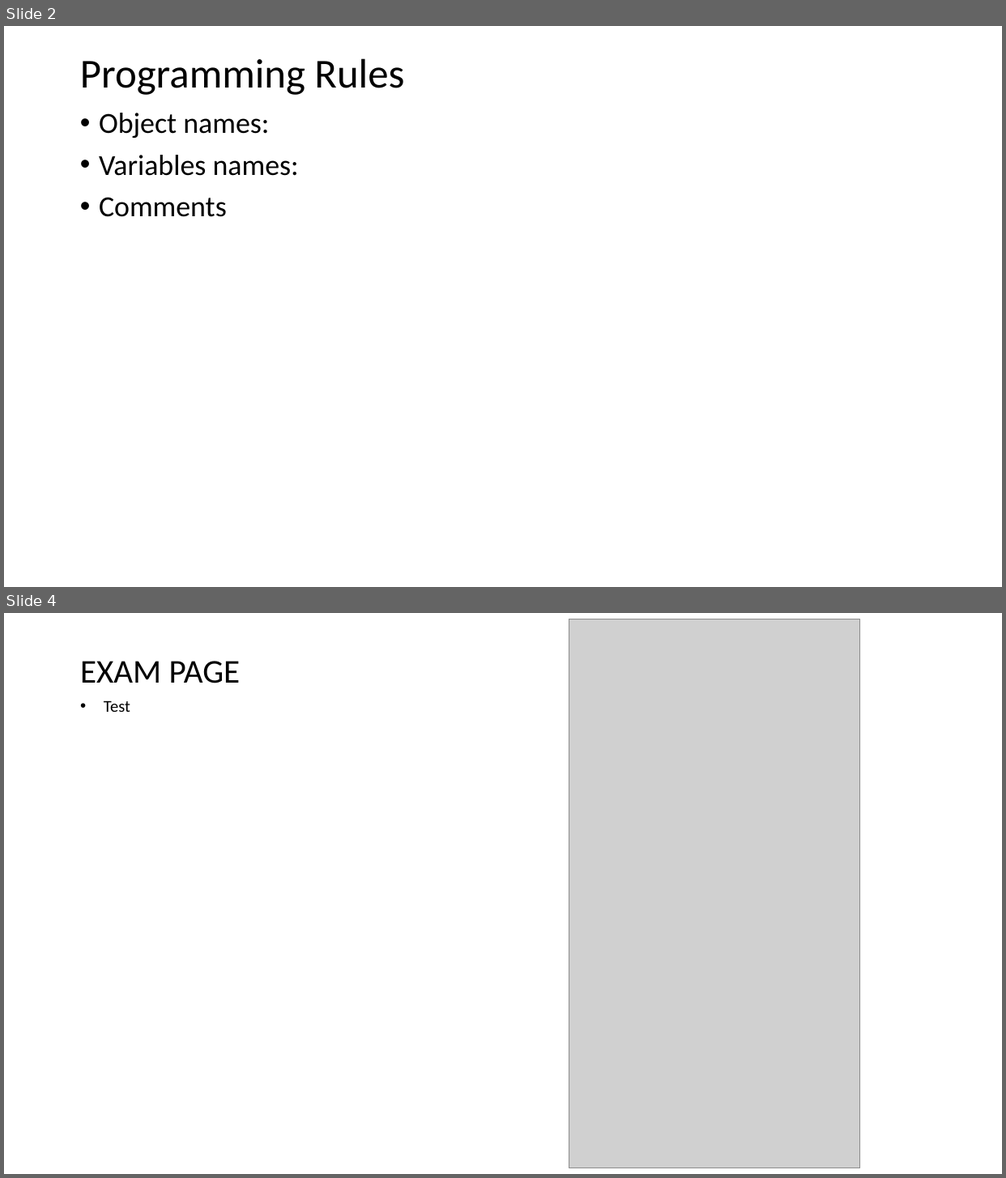
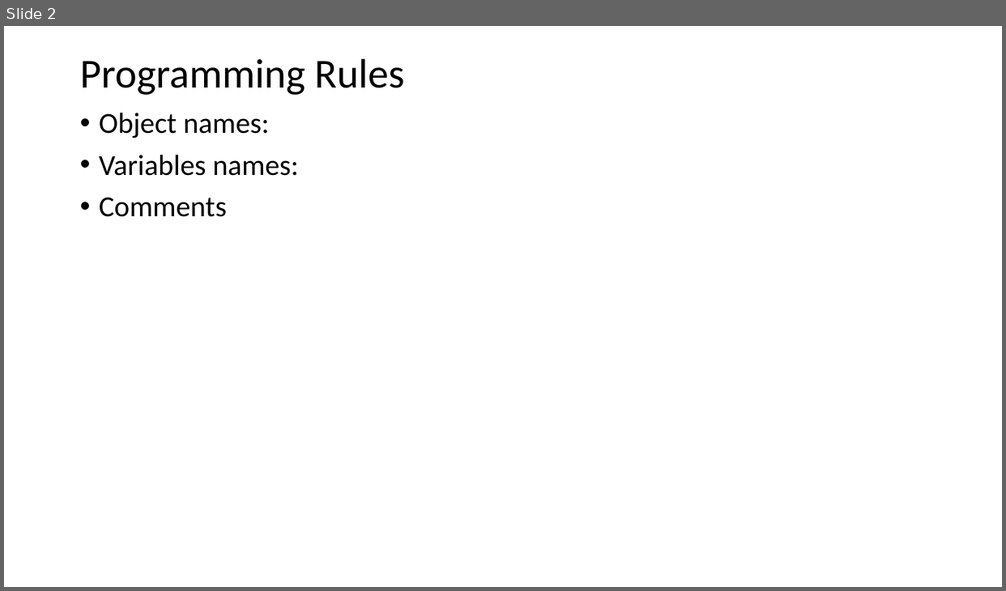
Before and after one commit to felixmeyjr/ExamTrackerAndMore, a slide deck: Design plan.pptx. Shown one above the other, each under a label of ours: slides 2 and 4 before the commit, slide 2 after it; the slides between them are not shown. The pictures are 1006x1178 and 1006x591 pixels, drawn with LibreOffice and Linux fonts; fonts in the diff are those of the drawing; grey boxes stand for pictures. Boxes give left, top, right and bottom in pixels: in the first picture for what was removed or moved away, otherwise in the second. Text is boxed around its words. In the diff, an @@ line names an element or a change of style, - is before the commit and + after.

```diff
--- a/Design plan.pptx
+++ b/Design plan.pptx
@@ slide 4 removed at box(4, 613, 1002, 1174), background #FFFFFF @@
@@ picture removed at box(569, 619, 859, 1169) @@
@@ title removed at box(80, 661, 241, 683) @@
-EXAM PAGE
@@ text removed at box(104, 701, 130, 712) @@
-• Test
```
Also in this commit, not shown: 1 slide changed, 1 slide added.
